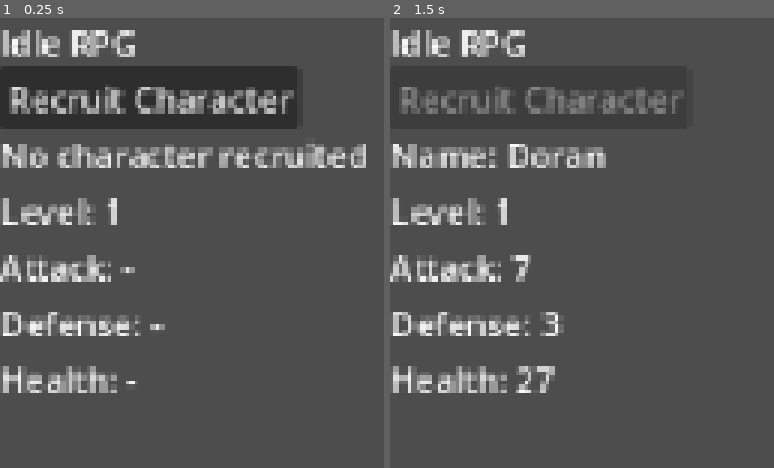
Above: before the commit, frames 1-2 (left to right).
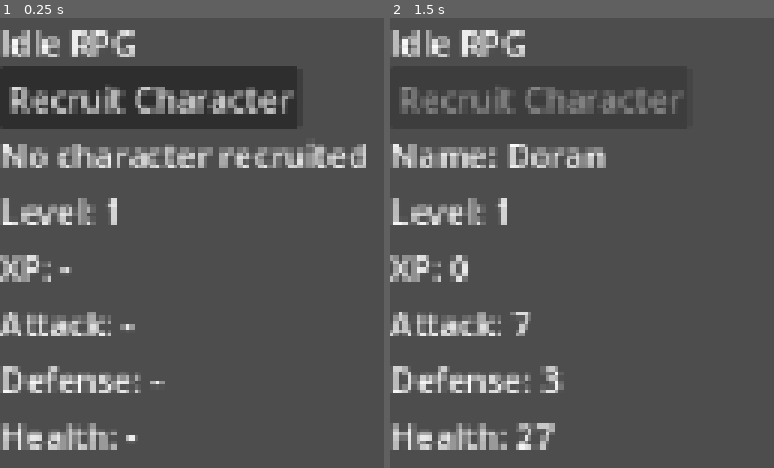
Above: after the commit, the same moments.

Repository: fehudma/godot_projects
Game: Godot game, scene res://Scenes/main.tscn
Same seed, same stepped clock (60 frames per second), same inputs: the game is played once before the commit and once after it.
Inputs:
- Up to frame 1 (0.25 s): no input
- Up to frame 2 (1.5 s): click "Recruit Character" at 0.5 s; tap Enter at 1.25 s

The runs differ from the first frame. In frame 1, 4.7% of the frame differs, in the area x 0-43%, y 52-96%; in frame 2, 5.7%, in the area x 0-46%, y 52-96%.

Commit message:
character data finished

Diff:
--- a/Scenes/main.gd
+++ b/Scenes/main.gd
@@ -19,6 +19,7 @@
 var character: Dictionary = {
 	"name": "Unknown",
 	"level": 1,
+	"experience": 0,
 	"attack": 0,
 	"defense": 0,
 	"health": 0
@@ -29,6 +30,7 @@
 @onready var recruit_button: Button = $RecruitButton
 @onready var name_label: Label = $VBoxContainer/NameLabel
 @onready var level_label: Label = $VBoxContainer/LevelLabel
+@onready var experience_label: Label = $VBoxContainer/ExperienceLabel
 @onready var health_label: Label = $VBoxContainer/HealthLabel
 @onready var attack_label: Label = $VBoxContainer/AttackLabel
 @onready var defense_label: Label = $VBoxContainer/DefenseLabel
@@ -41,21 +43,25 @@
 func update_stats_display() -> void:
 	if not has_character:
 		name_label.text = "No character recruited"
+		experience_label.text = "XP: -"
+		level_label.text = "Level: " + str(character["level"])
+		health_label.text = "Health: -"
 		attack_label.text = "Attack: -"
 		defense_label.text = "Defense: -"
-		health_label.text = "Health: -"
-		level_label.text = "Level: " + str(character["level"])
 		return
 
 	name_label.text = "Name: " + str(character["name"])
+	level_label.text = "Level: " + str(character["level"])
+	experience_label.text = "XP: " + str(character["experience"])
+	health_label.text = "Health: " + str(character["health"])
 	attack_label.text = "Attack: " + str(character["attack"])
 	defense_label.text = "Defense: " + str(character["defense"])
-	health_label.text = "Health: " + str(character["health"])
-	level_label.text = "Level: " + str(character["level"])
 
 #character generation
 func generate_character() -> void:
 	character["name"] = CHARACTER_NAMES.pick_random()
+	character["level"] = 1
+	character["experience"] = 0
 	character["health"] = randi_range(MIN_HEALTH, MAX_HEALTH)
 	character["attack"] = randi_range(MIN_ATTACK, MAX_ATTACK)
 	character["defense"] = randi_range(MIN_DEFENSE, MAX_DEFENSE)
--- a/Scenes/main.tscn
+++ b/Scenes/main.tscn
@@ -38,6 +38,10 @@
 layout_mode = 2
 text = "Level: 99"
 
+[node name="ExperienceLabel" type="Label" parent="VBoxContainer" unique_id=280291902]
+layout_mode = 2
+text = "XP: 99"
+
 [node name="AttackLabel" type="Label" parent="VBoxContainer" unique_id=1983624152]
 layout_mode = 2
 text = "Attack: 99"
